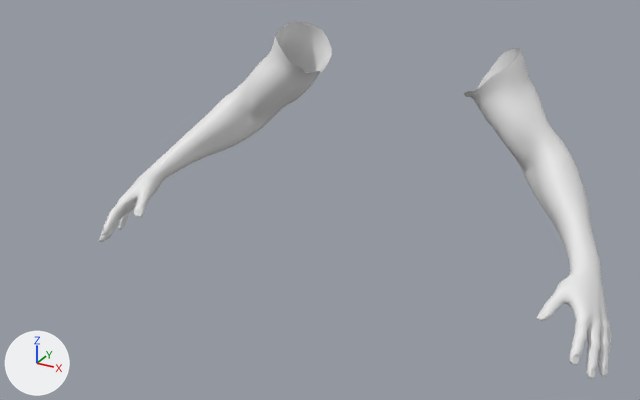
What one commit did to the FBX model Assets/Models/ArmRig/arm_rig.fbx.
Rendered twice from a 50 mm camera at (0.752, -1.657, 1.845) aimed at (0.027, -0.337, 1.185). Every picture has the same lights, and +X, +Y and +Z are marked at lower left.

Names of what the first picture shows: 'man2.001'.
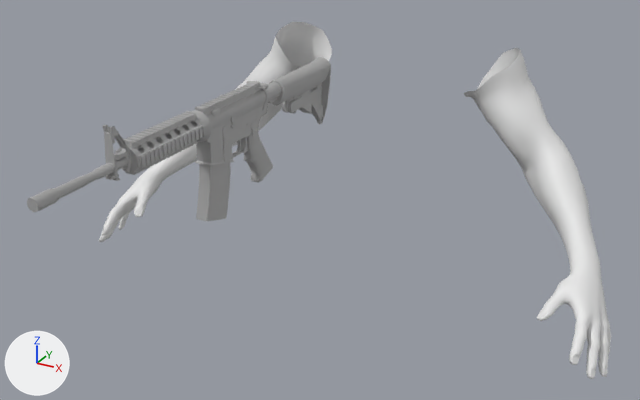
Where the newer file only moved an object's origin or applied its transform, the numbers keep the older frame.

The change, as a diff of the scene's bpy script:
```diff
--- a/Assets/Models/ArmRig/arm_rig.fbx.py
+++ b/Assets/Models/ArmRig/arm_rig.fbx.py
@@ mat_m4a1_mat_002 @@
+mat_m4a1_mat_002 = principled_material('M4A1_mat.002')
+mat_m4a1_mat_002.base_color = (0.588, 0.588, 0.588)  # light grey #cacaca
+mat_m4a1_mat_002.metallic = 1.0
+mat_m4a1_mat_002.roughness = 0.859
@@ me_untitled_005 @@
+me_untitled_005.from_pydata(...)  # 161 vertices, 269 faces; spans x -0.1933..-0.1684, y -0.4258..-0.3369, z 1.1133..1.2609
+me_untitled_005.materials.append(mat_m4a1_mat_002)  # light grey #cacaca
@@ me_untitled_006 @@
+me_untitled_006.from_pydata(...)  # 130 vertices, 232 faces; spans x -0.206..-0.157, y -0.404..-0.213, z 1.316..1.35
+me_untitled_006.materials.append(mat_m4a1_mat_002)  # light grey #cacaca
@@ me_untitled_004 @@
+me_untitled_004.from_pydata(...)  # 3766 vertices, 6549 faces; spans x -0.216..-0.151, y -0.825..0.047, z 1.144..1.39
+me_untitled_004.materials.append(mat_m4a1_mat_002)  # light grey #cacaca
@@ ob_m4a1_mag @@
+ob_m4a1_mag = bpy.data.objects.new('m4a1_mag', me_untitled_005)
+ob_m4a1_mag.location = (0.0, 0.0, 0.0)
@@ ob_m4a1_bolt @@
+ob_m4a1_bolt = bpy.data.objects.new('m4a1_bolt', me_untitled_006)
+ob_m4a1_bolt.location = (0.0, 0.0, 0.0)
@@ ob_m4a1 @@
+ob_m4a1 = bpy.data.objects.new('M4A1', me_untitled_004)
+ob_m4a1.location = (0.0, 0.0, 0.0)
```

What differs and where, as boxes [x1, y1, x2, y2] in the pictures (640 x 400 px):
'M4A1', added: after [27, 57, 331, 212]
'm4a1_mag', added: after [196, 163, 231, 221]
'm4a1_bolt', added: after [246, 81, 268, 90]
